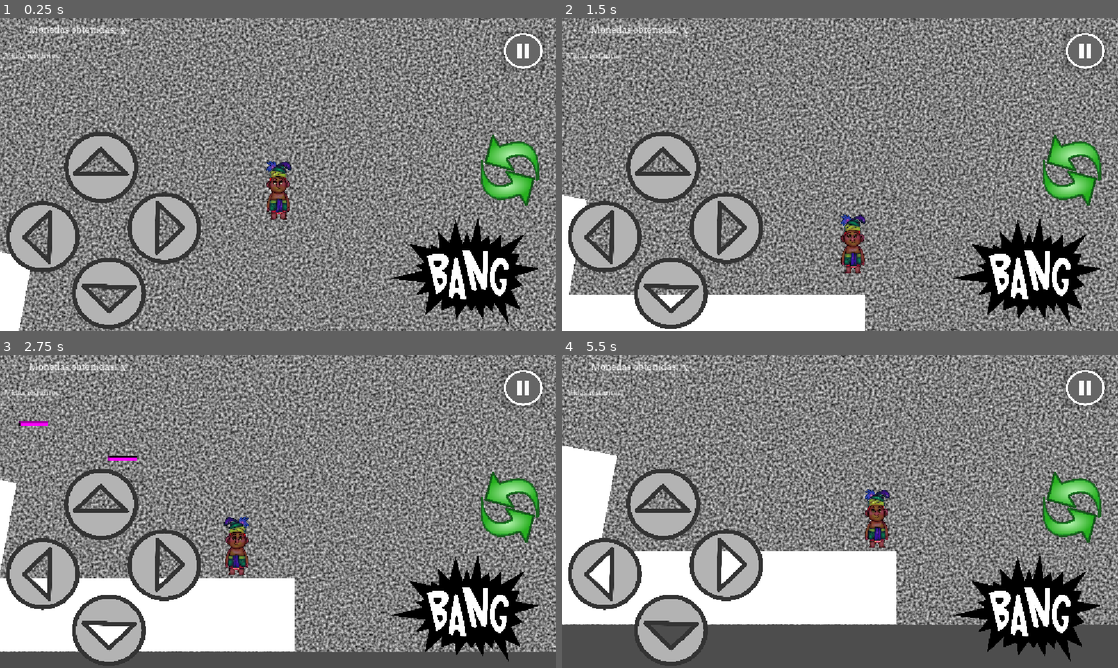
Above: before the commit, frames 1-4 (two rows, left to right).
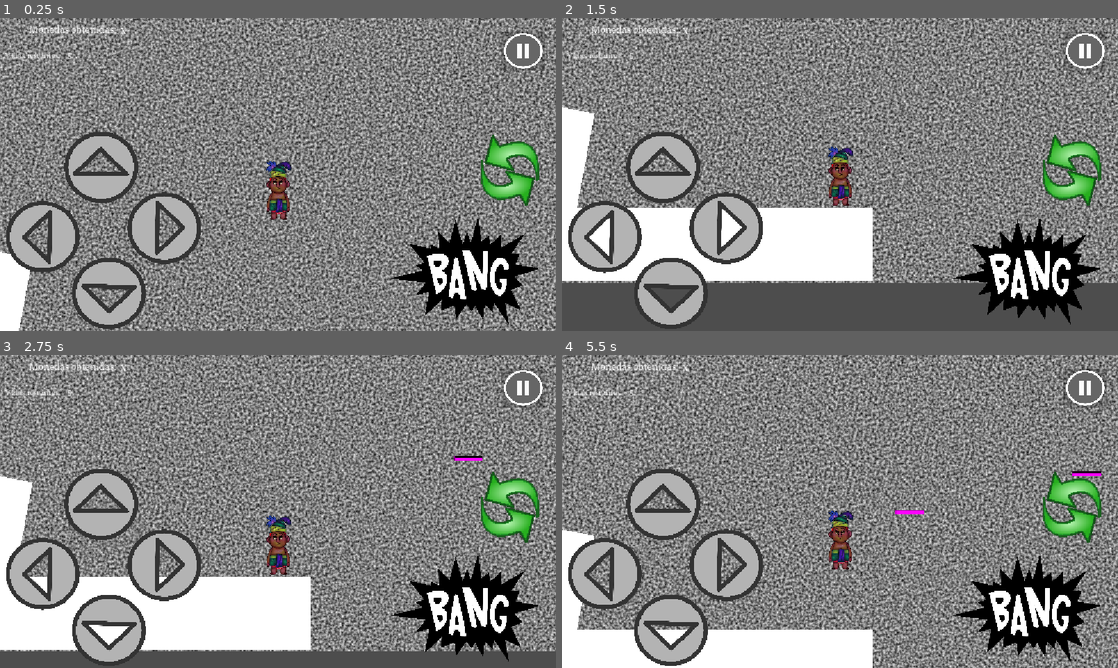
Above: after the commit, the same moments.

Repository: Kevincamelo5/Sacbe
Game: Godot game, scene res://mapa/pruebas.tscn
Two runs of this game, one before a commit and one after it. Both use one fixed random seed, a clock stepped at 60 frames per second and the inputs below. This scene is started directly instead of the project's main scene. The engine's default icon, where the game draws it, is replaced by a stand-in: a white triangle on a blue panel in a dark square.
Inputs (mouse positions are in pixels of both pictures, inside the frame that each line leads up to):
- Up to frame 1 (0.25 s): no input
- Up to frame 2 (1.5 s): tap Enter at 0.5 s; move the mouse to (962, 158) at 0.52 s; hold S (agacharse) 0.53-1.28 s; hold D (derecha) from 0.53 s (still down); click (962, 158) at 0.67 s; tap W (saltar) at 0.77 s; move the mouse to (728, 190) at 1.27 s; tap Tab (cambiar_objeto) at 1.35 s
- Up to frame 3 (2.75 s): tap W (saltar) at 1.52 s; move the mouse to (333, 442) at 2.02 s; release D (derecha) at 2.03 s; hold A (izquierda) from 2.03 s (still down); hold F (usar_objeto) from 2.03 s (still down)
- Up to frame 4 (5.5 s): move the mouse to (812, 574) at 2.77 s; release A (izquierda) at 2.78 s; release F (usar_objeto) at 2.78 s; hold D (derecha) 2.78-4.28 s; tap R at 2.85 s; click (812, 574) at 2.92 s; tap W (saltar) at 3.02, 3.77, 4.52 s; move the mouse to (1006, 558) at 3.52 s; hold S (agacharse) 3.53-4.28 s; move the mouse to (673, 464) at 4.27 s; hold A (izquierda) 4.28-5.03 s; tap Tab (cambiar_objeto) at 4.35 s; move the mouse to (867, 511) at 5.02 s; hold D (derecha) from 5.03 s (still down); hold F (usar_objeto) from 5.03 s (still down); click (867, 511) at 5.17 s

The runs differ from the first frame. In frame 1, less than 0.1% of the frame differs, in the area x 12-13%, y 11-14%; in frame 2, 61%; in frame 3, 47%; in frame 4, 62%, in the area x 0-100%, y 0-100%.
Error after the commit: Invalid assignment of property or key 'flip_h' with value of type 'bool' on a base object of type 'null instance'. (res://entidad/jugador/jugador.gd:50)

Commit message:
prueba de fallos en el nivel1_parte2

Diff:
--- a/entidad/jugador/jugador.gd
+++ b/entidad/jugador/jugador.gd
@@ -47,9 +47,9 @@
 	direccion.x = Input.get_axis("izquierda", "derecha")
 
 	if direccion.x > 0:
-		sprite.flip_h = false
+		$AnimatedSprite2D.flip_h = false
 	elif direccion.x < 0:
-		sprite.flip_h = true
+		$AnimatedSprite2D.flip_h = true
 
 	velocity.x = direccion.x * _aceleracion
 
--- a/entidad/jugador/jugador.tscn
+++ b/entidad/jugador/jugador.tscn
@@ -17,7 +17,8 @@
 height = 96.0
 
 [node name="Jugador" type="CharacterBody2D"]
-collision_layer = 3
+collision_layer = 6
+collision_mask = 105
 script = ExtResource("1_bgsqy")
 
 [node name="Sprite2D" type="Sprite2D" parent="."]
@@ -33,7 +34,7 @@
 [node name="AreaAtaque" type="Area2D" parent="."]
 position = Vector2(77, 0)
 collision_layer = 4
-collision_mask = 0
+collision_mask = 8
 
 [node name="hitbox" type="CollisionShape2D" parent="AreaAtaque"]
 shape = SubResource("CapsuleShape2D_71ocg")
--- a/interfaz/contador_vidas.tscn
+++ b/interfaz/contador_vidas.tscn
@@ -9,9 +9,12 @@
 [node name="TextoVidas" type="Label" parent="."]
 anchors_preset = -1
 anchor_left = 0.11631945
-anchor_top = 0.11111111
-anchor_right = 0.15104167
-anchor_bottom = 0.14660494
+anchor_top = 0.10339506
+anchor_right = 0.1345486
+anchor_bottom = 0.1388889
+text = "5"
+horizontal_alignment = 1
+vertical_alignment = 1
 metadata/_edit_use_anchors_ = true
 
 [node name="contador_vidas" type="Label" parent="."]
--- a/mapa/objetos/altar.gd
+++ b/mapa/objetos/altar.gd
@@ -2,7 +2,7 @@
 @export var next_scene_path: String
 
 
-func _on_body_entered(body: Node2D) -> void:
+func _on_altar_body_entered(body: Node2D) -> void:
 	if body.name == "Jugador":
 		change_scene()
 
